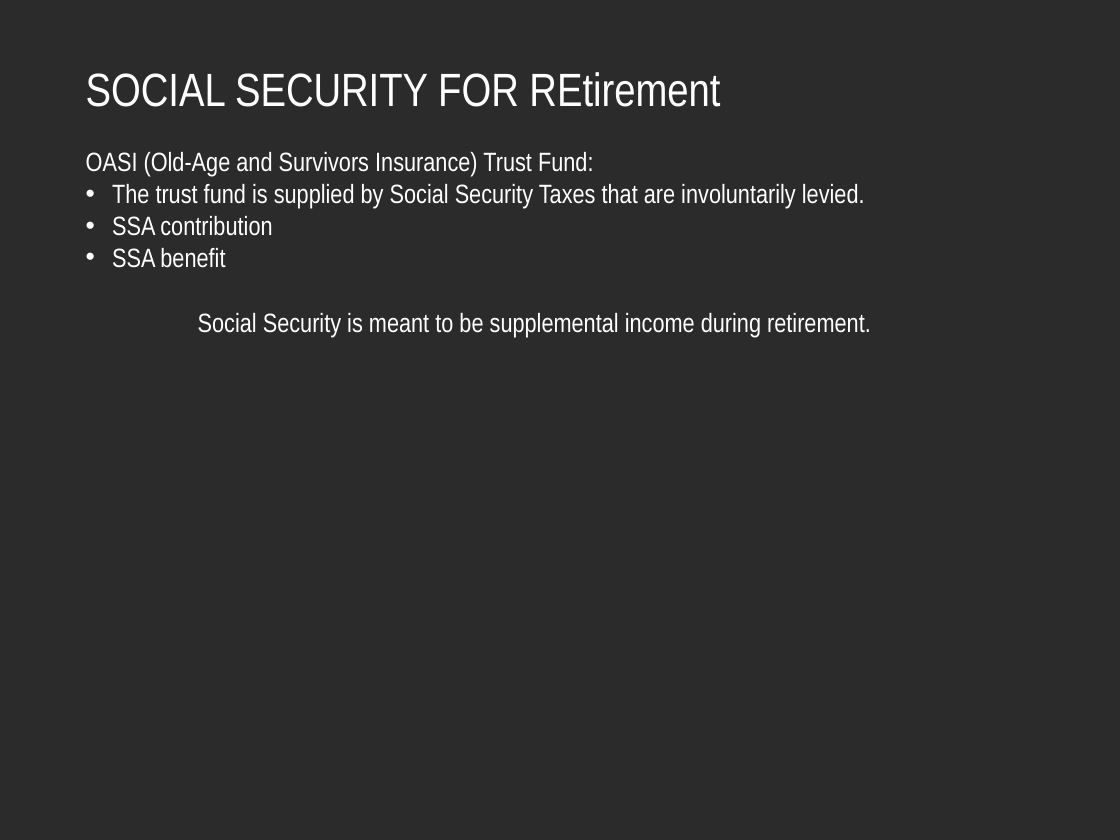
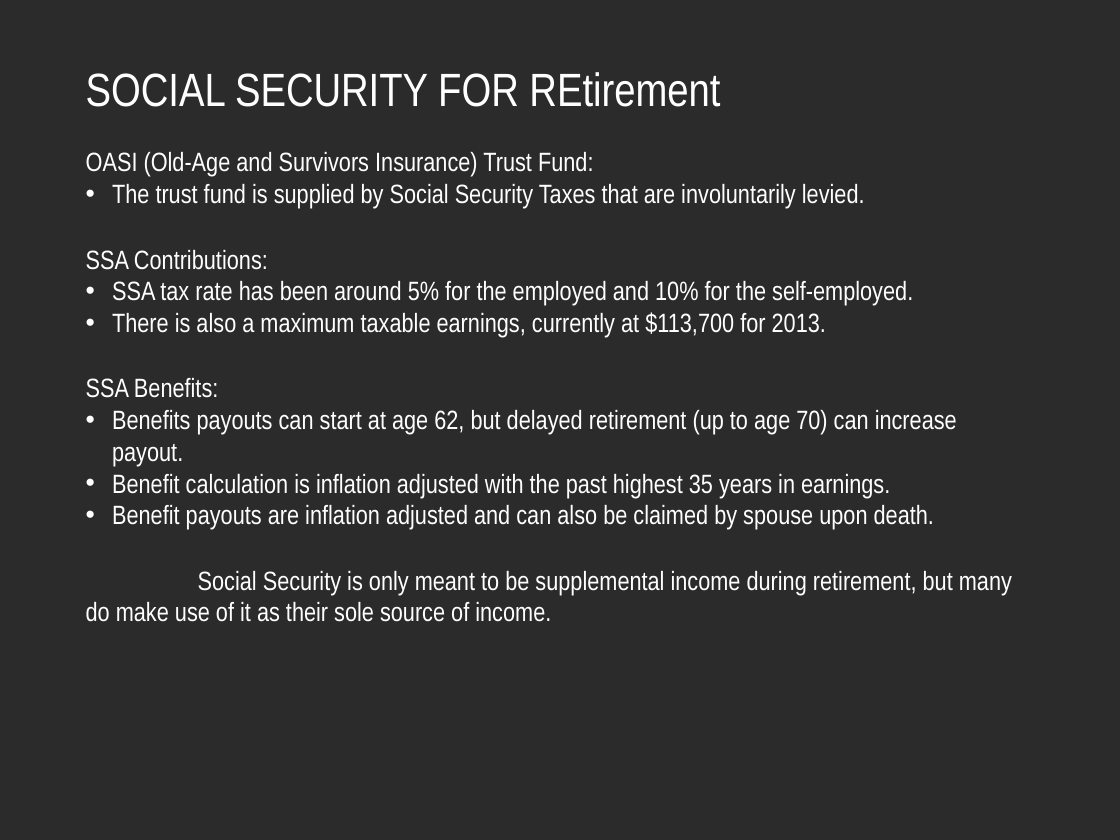
Before and after one commit to parthaban/IS_609_Group_Project, a slide deck: slide 17 of IS609-Final-Projects.pptx. Drawn at 1120x840 pixels with LibreOffice and Linux fonts; fonts in the diff are those of the drawing; background and template pictures are left out; a plain dark background stands for a picture behind light text. Boxes give left, top, right and bottom in pixels: in the first picture for what was removed or moved away, otherwise in the second. Text is boxed around its words. In the diff, an @@ line names an element or a change of style, - is before the commit and + after.

Commit message:
Retirement Slide Information

```diff
--- a/IS609-Final-Projects.pptx
+++ b/IS609-Final-Projects.pptx
@@ text at [86,250,1012,622]: text changed @@
-• SSA contribution
-• SSA benefit
-Social Security is meant to be supplemental income during retirement.
+SSA Contributions:
+• SSA tax rate has been around 5% for the employed and 10% for the self-employed.
+• There is also a maximum taxable earnings, currently at $113,700 for 2013.
+SSA Benefits:
+• Benefits payouts can start at age 62, but delayed retirement (up to age 70) can increase payout.
+• Benefit calculation is inflation adjusted with the past highest 35 years in earnings.
+• Benefit payouts are inflation adjusted and can also be claimed by spouse upon death.
+Social Security is only meant to be supplemental income during retirement, but many do make use of it as their sole source of income.
```
Also in this commit, not shown: 3 other slides changed, 1 slide added, 1 other file.
